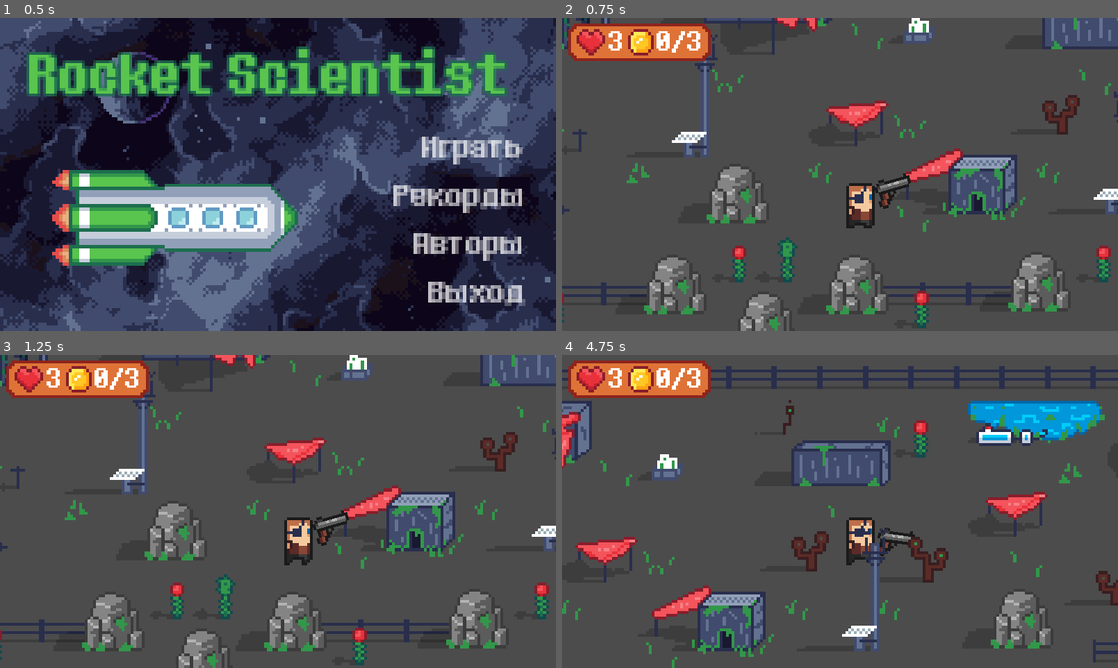
Above: before the commit, frames 1-4 (two rows, left to right).
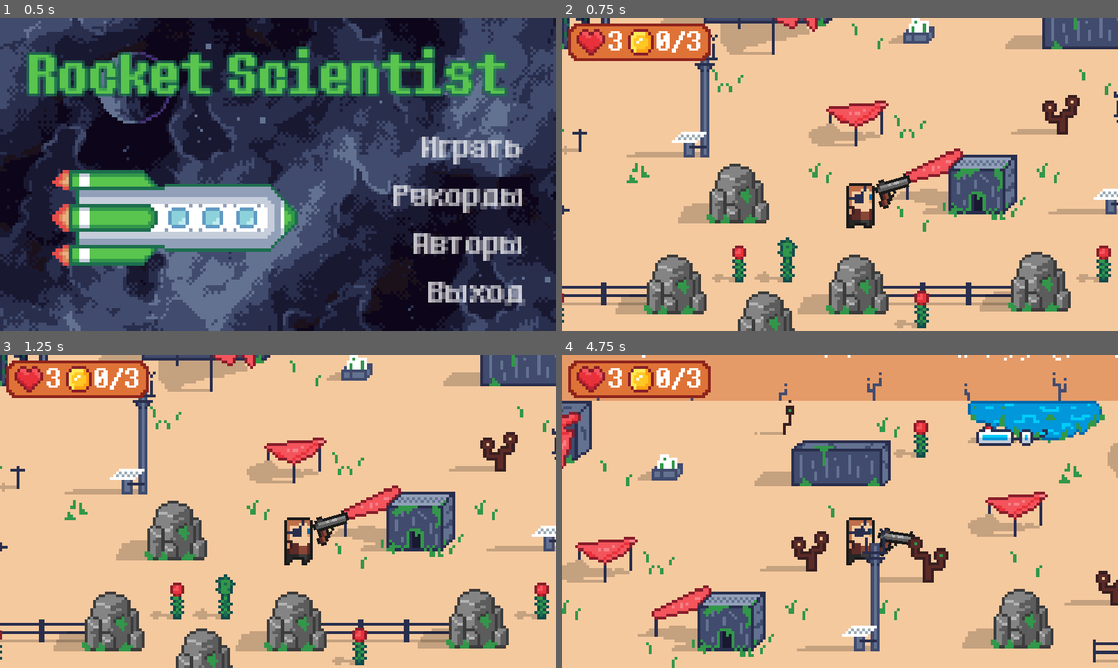
Above: after the commit, the same moments.

Repository: Sc222/rocket-scientist
Game: Godot game, scene res://MainMenu/MainMenu.tscn
Two runs of this game, one before a commit and one after it. Both use one fixed random seed, a clock stepped at 60 frames per second and the inputs below.
Inputs (mouse positions are in pixels of both pictures, inside the frame that each line leads up to):
- Up to frame 1 (0.5 s): no input
- Up to frame 2 (0.75 s): click "Играть" at 0.5 s
- Up to frame 3 (1.25 s): no input
- Up to frame 4 (4.75 s): tap Enter at 1.25 s; move the mouse to (962, 495) at 1.27 s; hold D (player_right) 1.28-2.03 s; tap E (player_action) at 1.35, 2.85, 4.35 s; move the mouse to (728, 527) at 2.02 s; hold Down (player_down) 2.03-2.78 s; click (728, 527) at 2.1 s; move the mouse to (895, 442) at 2.77 s; hold D (player_right) 2.78-3.53 s; move the mouse to (812, 574) at 3.52 s; hold W (player_up) 3.53-4.28 s; click (812, 574) at 3.6 s; move the mouse to (1006, 558) at 4.27 s; hold A (player_left) from 4.28 s (still down)

Frame 1 is identical in both runs. In frame 2, 79% of the frame differs, in the area x 0-100%, y 0-100%; in frame 3, 78%; in frame 4, 80%.
Error before the commit: Invalid get index 'coins' (on base: 'KinematicBody2D (Player.gd)'). (res://StageResources/StageResouces.gd:46)

Commit message:
stage resources - setup collision layers and monsters count

Diff:
--- a/StageResources/Monster.gd
+++ b/StageResources/Monster.gd
@@ -16,7 +16,6 @@
 var reload = 0.0
 var direction=DIR_RIGHT
 
-# Monster's parent's parent must contain navigation2d node
 # call init after instancing monster scene
 func init(player, navigation):
 	self.player = player
@@ -27,7 +26,7 @@
 	reload(delta)
 	var movement = Vector2.ZERO
 	if is_visible:
-		#todo helper method for shifting position to center
+		#todo helper method for shifting position
 		var tmp_pos = position
 		tmp_pos.x += HALF_WIDTH
 		tmp_pos.y -= HALF_COLLISION_HEIGHT
@@ -36,9 +35,10 @@
 		tmp_player_pos.y -= player.HALF_COLLISION_HEIGHT
 
 		var path_to_player = navigation.get_simple_path(tmp_pos, tmp_player_pos)
+
+		#debug line
 		get_parent().get_parent().get_parent().get_node("debugLine").points=path_to_player
 
-		var distance_to_walk = speed
 		movement = (path_to_player[1] - tmp_pos).normalized()*speed
 
 		# attack_if_close
--- a/StageResources/Monster.tscn
+++ b/StageResources/Monster.tscn
@@ -190,6 +190,8 @@
 } ]
 
 [node name="Monster" type="KinematicBody2D"]
+collision_layer = 4
+collision_mask = 5
 script = ExtResource( 2 )
 
 [node name="Sprite" type="AnimatedSprite" parent="."]
@@ -221,7 +223,7 @@
 
 [node name="DaggerHitbox" type="CollisionPolygon2D" parent="Dagger"]
 position = Vector2( -6.5, 8 )
-polygon = PoolVector2Array( 19, -10, 26, -10, 27, -9, 27, -8, 25, -6, 19, -6 )
+polygon = PoolVector2Array( 14, -10, 26, -10, 27, -9, 27, -8, 25, -6, 14, -6 )
 disabled = true
 
 [node name="CollisionPolygon" type="CollisionPolygon2D" parent="."]
--- a/StageResources/Navigation2D.gd
+++ b/StageResources/Navigation2D.gd
@@ -4,8 +4,9 @@
 const PATH_TO_MAP = "../Map/"
 const NAVIGATION_POLYGON = "NavigationPolygon2D"
 const NAV_POLYGONS_VISIBLE = false
-var nav_polygon = null
-const OBJECTS_GROUPS = [
+
+#objects which are instanced before game launch
+const STATIC_OBJECT_GROUPS = [
 	"Rocks",
 	"Plants/Trees/Large",
 	"Plants/Trees/Medium",
@@ -18,39 +19,39 @@
 	"Buildings/Pillars",
 	"Buildings/Other"
 ]
-const CHESTS_GROUP = "Chests"
 
-# Called when the node enters the scene tree for the first time.
+# chests are instanced only when signal is emitted so they are separate
+const CHESTS_GROUP = ["Chests"]
+
 func _ready():
-	nav_polygon = $NavigationPolygon.get_navigation_polygon()
-	for group in OBJECTS_GROUPS:
-		add_polygons_from_map_objects(group)
+	update_navigation_polygon_with_map_groups(STATIC_OBJECT_GROUPS)
+
+func on_chests_placed():
+	update_navigation_polygon_with_map_groups(CHESTS_GROUP)
+
+# group is the name of ysort node where objects with polygons are located
+# at first we add all outlines and then update the whole polygon
+func update_navigation_polygon_with_map_groups(groups):
+	var nav_polygon = $NavigationPolygon.get_navigation_polygon()
+	for group in groups:
+		add_polygon_outlines_from_map_group(nav_polygon, group)
+
+	#convert outlines into polygons
 	nav_polygon.make_polygons_from_outlines()
 	$NavigationPolygon.set_navigation_polygon(nav_polygon)
 
-	#reenable polygon to make it work
-	$NavigationPolygon.enabled=false
-	$NavigationPolygon.enabled=true
-
-func on_chests_placed():
-	print("chests placed")
-	nav_polygon = $NavigationPolygon.get_navigation_polygon()
-	add_polygons_from_map_objects(CHESTS_GROUP)
-	nav_polygon.make_polygons_from_outlines()
-	$NavigationPolygon.set_navigation_polygon(nav_polygon)
-
-	#reenable polygon to make it work
+	#reenable polygon to update its state
 	$NavigationPolygon.enabled=false
 	$NavigationPolygon.enabled=true
 
 
-func add_polygons_from_map_objects(group):
+func add_polygon_outlines_from_map_group(nav_polygon, group):
 	var objects = get_node(PATH_TO_MAP+group).get_children()
 	for object in objects:
-		add_polygon_from_map_object(object.get_node(NAVIGATION_POLYGON))
+		add_polygon_outline(nav_polygon, object.get_node(NAVIGATION_POLYGON))
 
 
-func add_polygon_from_map_object(object):
+func add_polygon_outline(nav_polygon:NavigationPolygon, object:Polygon2D):
 	object.visible = NAV_POLYGONS_VISIBLE
 	var res_polygon = PoolVector2Array()
 	var polygon_transform = object.get_global_transform()
--- a/StageResources/Player.gd
+++ b/StageResources/Player.gd
@@ -1,5 +1,6 @@
 extends KinematicBody2D
 
+signal win
 signal die
 signal change_hp
 
@@ -16,6 +17,7 @@
 var reload = 0.0
 var direction=DIR_RIGHT
 var hp = START_HP
+var coins = 0
 var is_vulnerable = true # player is invulnerable while hit animation is playing
 
 
@@ -80,6 +82,10 @@
 	$Pistol.look_at(mouse_pos)
 	return dir
 
+func collect_coin():
+	coins+=1
+	if coins == COINS_TO_COLLECT:
+		emit_signal("win")
 
 func hit():
 	if is_vulnerable:
--- a/StageResources/Player.tscn
+++ b/StageResources/Player.tscn
@@ -73,6 +73,7 @@
 [node name="Player" type="KinematicBody2D" groups=[
 "player",
 ]]
+collision_layer = 2
 script = ExtResource( 7 )
 
 [node name="Sprite" type="AnimatedSprite" parent="."]
@@ -99,7 +100,6 @@
 position = Vector2( 13.5, -9 )
 scale = Vector2( 0.7, 0.7 )
 frames = SubResource( 5 )
-frame = 1
 playing = true
 
 [node name="BulletSpawner" type="Position2D" parent="Pistol"]
--- a/StageResources/StageResouces.gd
+++ b/StageResources/StageResouces.gd
@@ -19,9 +19,8 @@
 const Monster = preload("res://StageResources/Monster.tscn")
 const CHESTS_COUNT = 5
 const CHESTS_TO_COLLECT = 3
-const MAX_MONSTERS = 1
+const MAX_MONSTERS = 3
 var monsters_on_map = 0
-
 var chest_tasks = [
 	ChestInfo.new("Задача с ответом 1","1",["1","2","3"]),
 	ChestInfo.new("Задача с ответом 4","4",["6","5","4"]),
@@ -35,7 +34,7 @@
 
 func _ready():
 	#send signal to navigation2D when chests are added
-	self.connect("chests_placed",$Navigation2D,"on_chests_placed")
+	self.connect("chests_placed", $Navigation2D,"on_chests_placed")
 
 	set_player_pos()
 	update_ui($Map/Player)
@@ -93,7 +92,6 @@
 	print("CHEST SEND ANSWER")
 	if is_correct:
 		$Map/Player.collect_coin()
-		# update total score
 	else:
 		$Map/Player.hit()
 	update_ui($Map/Player)
@@ -104,31 +102,30 @@
 
 func _on_Player_die():
 	print("GAME OVER")
-	pass # Replace with function body.
+	#todo lose
 
 
 func _on_Player_win():
 	print("PLAYER WINS")
-	pass # Replace with function body.
+	#todo win
 
 
 func _on_MonsterSpawnTimer_timeout():
+	if monsters_on_map < MAX_MONSTERS:
+		spawn_monster()
+
+func spawn_monster():
+	print("spawn monster")
 	var spawners = get_visible_monster_spawners()
 	randomize()
 	var rand_index = randi()%spawners.size()
-
-	#spawn zombie
-	if monsters_on_map < MAX_MONSTERS:
-		print("spawn monster")
-		var spawner = spawners[rand_index]
-		var monster = Monster.instance()
-		monster.init($Map/Player,$Navigation2D)
-		monsters_on_map+=1
-		monster.global_position.x=spawner.global_position.x/5
-		monster.global_position.y=spawner.global_position.y/5
-		$Map/Monsters.add_child(monster)
-		pass
-		#spawn_zombie
+	var spawner = spawners[rand_index]
+	var monster = Monster.instance()
+	monster.init($Map/Player, $Navigation2D)
+	monsters_on_map+=1
+	monster.global_position.x=spawner.global_position.x/5
+	monster.global_position.y=spawner.global_position.y/5
+	$Map/Monsters.add_child(monster)
 
 
 func get_visible_monster_spawners():
--- a/StageResources/StageResouces.tscn
+++ b/StageResources/StageResouces.tscn
@@ -57,7 +57,6 @@
 scroll_base_scale = Vector2( 0.25, 0.2 )
 
 [node name="ParallaxLayer" type="ParallaxLayer" parent="ParallaxBackground"]
-visible = false
 motion_mirroring = Vector2( 256, 0 )
 
 [node name="Sprite" type="Sprite" parent="ParallaxBackground/ParallaxLayer"]
@@ -67,6 +66,7 @@
 [node name="TileMapInvisibleWalls" type="TileMap" parent="." groups=[
 "background",
 ]]
+visible = false
 position = Vector2( 5.96046e-08, 0 )
 z_as_relative = false
 tile_set = ExtResource( 4 )
@@ -100,6 +100,9 @@
 [node name="Map" type="YSort" parent="."]
 
 [node name="Player" parent="Map" instance=ExtResource( 3 )]
+
+[node name="ReloadIndicator" parent="Map/Player/Pistol" index="1"]
+frame = 3
 
 [node name="PlayerPositions" type="Node2D" parent="Map"]
 
@@ -850,6 +853,7 @@
 autostart = true
 [connection signal="change_hp" from="Map/Player" to="." method="_on_Player_change_hp"]
 [connection signal="die" from="Map/Player" to="." method="_on_Player_die"]
+[connection signal="win" from="Map/Player" to="." method="_on_Player_win"]
 [connection signal="timeout" from="MonsterSpawnTimer" to="." method="_on_MonsterSpawnTimer_timeout"]
 
 [editable path="Map/Player"]
